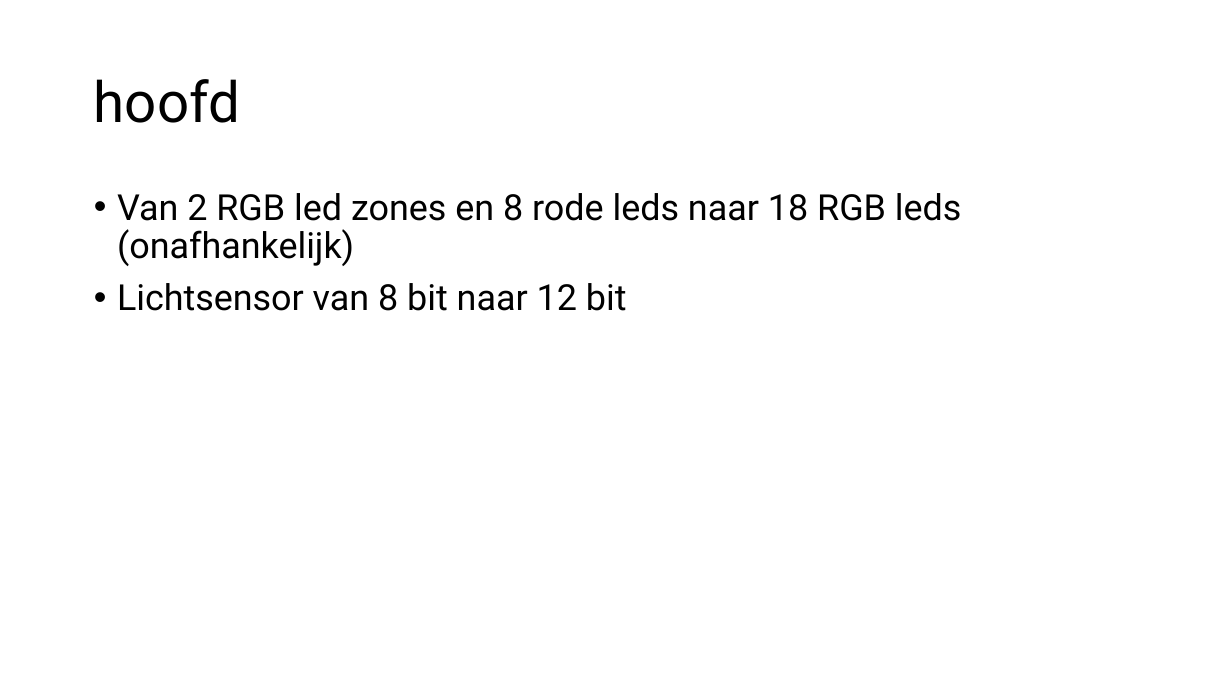
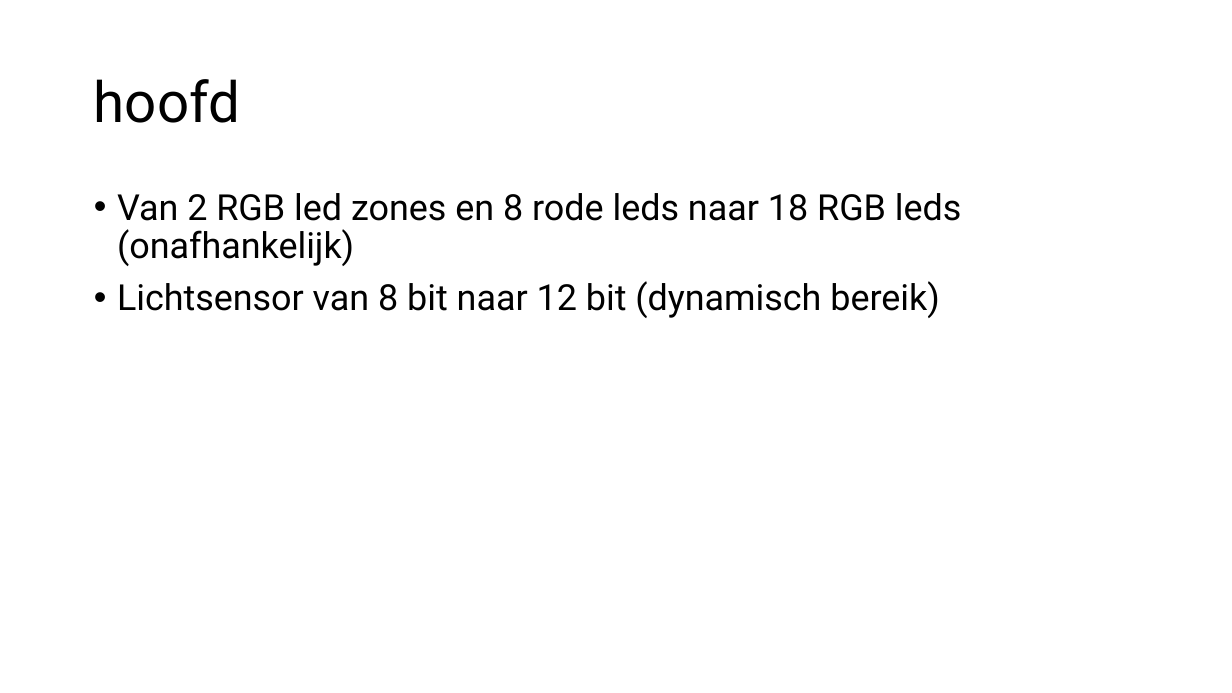
Before and after one commit to Stan-debakker/grap-6TWEA, a slide deck: slide 7 of school/eindpresentatie.pptx. Drawn at 1232x693 pixels with LibreOffice and Linux fonts; fonts in the diff are those of the drawing. Boxes give left, top, right and bottom in pixels: in the first picture for what was removed or moved away, otherwise in the second. Text is boxed around its words. In the diff, an @@ line names an element or a change of style, - is before the commit and + after.

```diff
--- a/school/eindpresentatie.pptx
+++ b/school/eindpresentatie.pptx
@@ text at (117,281,939,318): text changed @@
-• Lichtsensor van 8 bit naar 12 bit
+• Lichtsensor van 8 bit naar 12 bit (dynamisch bereik)
```
Also in this commit, not shown: 2 other slides changed, 2 slides added, 1 other file.
